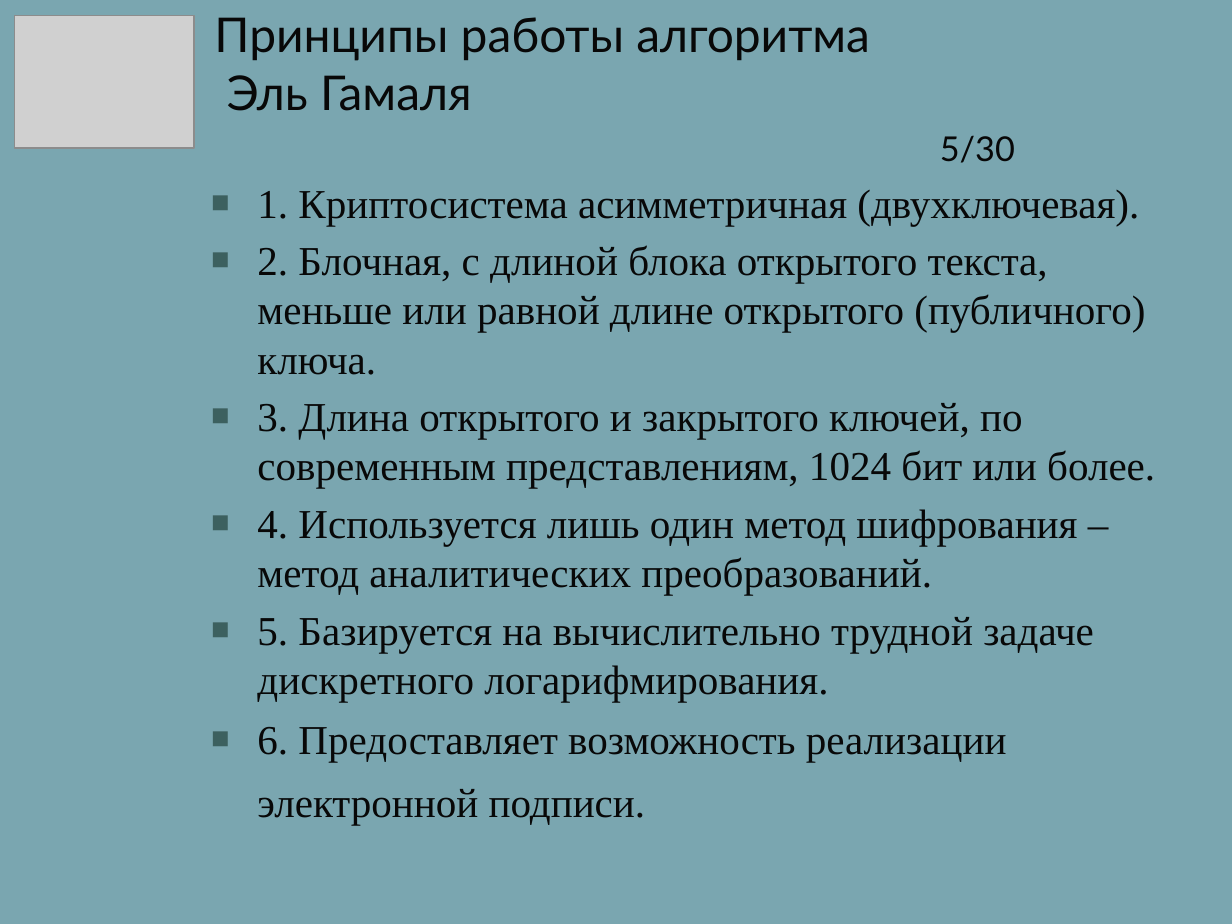
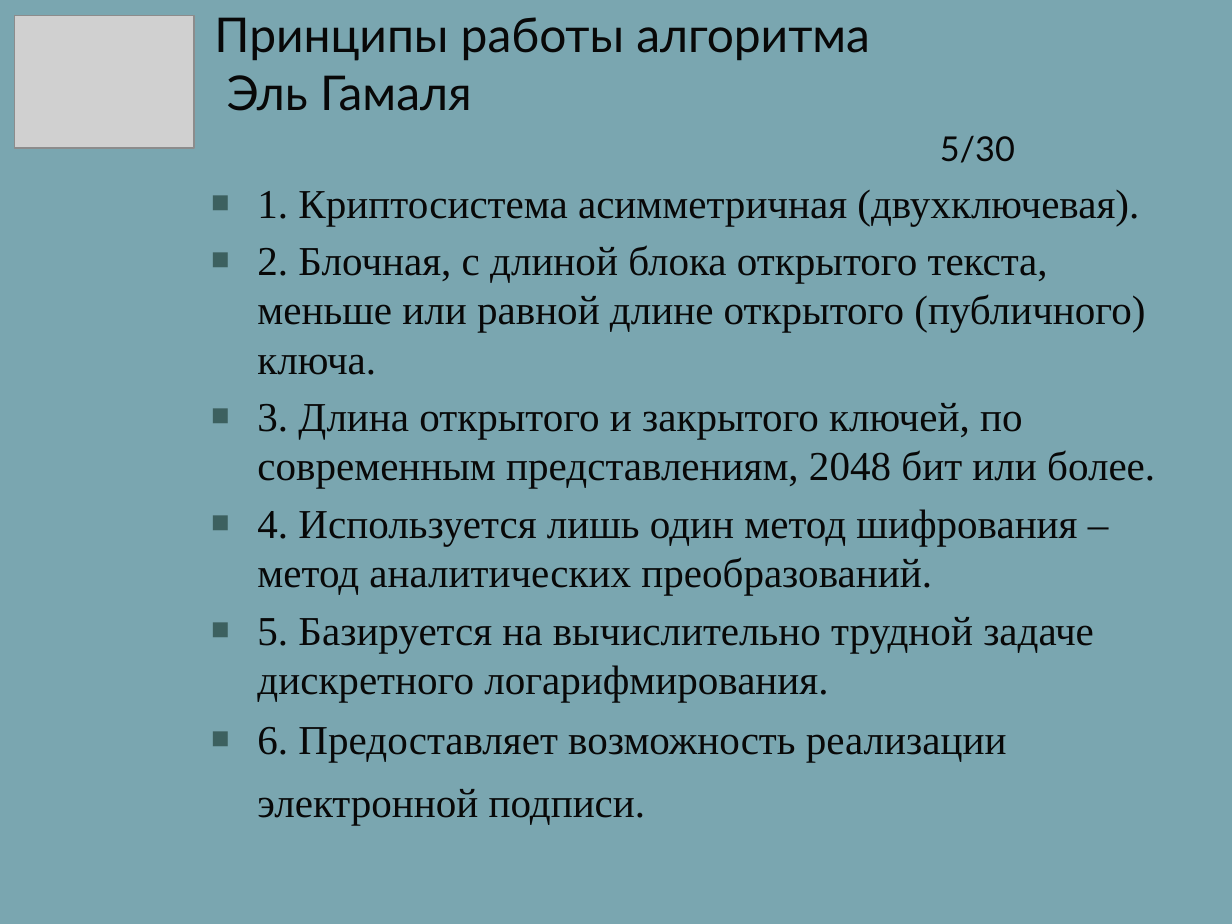
Before and after one commit to sidav/Master_dissertation, a slide deck: slide 5 of Kovun_for_masters_degree.pptx. Drawn at 1232x924 pixels with LibreOffice and Linux fonts; fonts in the diff are those of the drawing; grey boxes stand for pictures; background and template pictures are left out. Boxes give left, top, right and bottom in pixels: in the first picture for what was removed or moved away, otherwise in the second. Text is boxed around its words. In the diff, an @@ line names an element or a change of style, - is before the commit and + after.

```diff
--- a/Kovun_for_masters_degree.pptx
+++ b/Kovun_for_masters_degree.pptx
@@ text at bbox=[257, 403, 1155, 488]: text changed @@
-■ 3. Длина открытого и закрытого ключей, по современным представлениям, 1024 бит или более.
+■ 3. Длина открытого и закрытого ключей, по современным представлениям, 2048 бит или более.
```
Also in this commit, not shown: 1 other slide changed, 1 other file.
